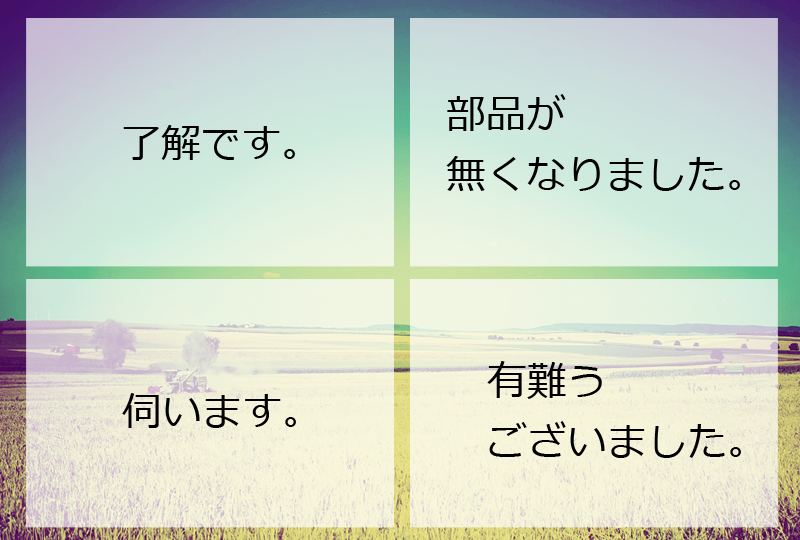
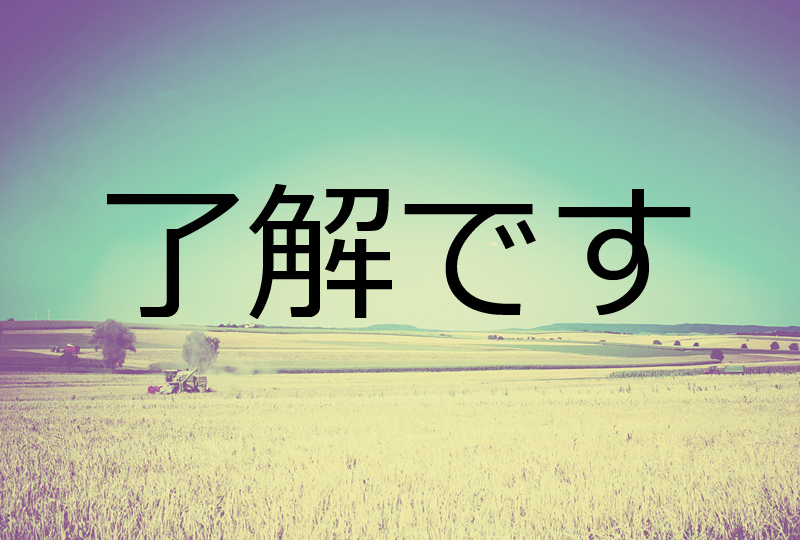
Layer changes from the first 800 × 540 image to the second:
added layer "了解です" above "レイヤー 2" over [107, 184, 691, 319]
added layer "レイヤー 2" (30%) above "有難う ございました。" over [0, 0, 800, 540]
hid "有難う ございました。" over [487, 361, 741, 458]
hid "伺います。" over [122, 393, 296, 428]
hid "部品が 無くなりました。" over [446, 94, 740, 191]
hid "了解です。" over [123, 125, 295, 160]
hid "シェイプ 1 のコピー 3" over [410, 18, 778, 267]
hid "シェイプ 1 のコピー" over [26, 279, 394, 528]
hid "シェイプ 1 のコピー 2" over [410, 279, 778, 528]
hid "シェイプ 1" over [26, 18, 394, 267]
